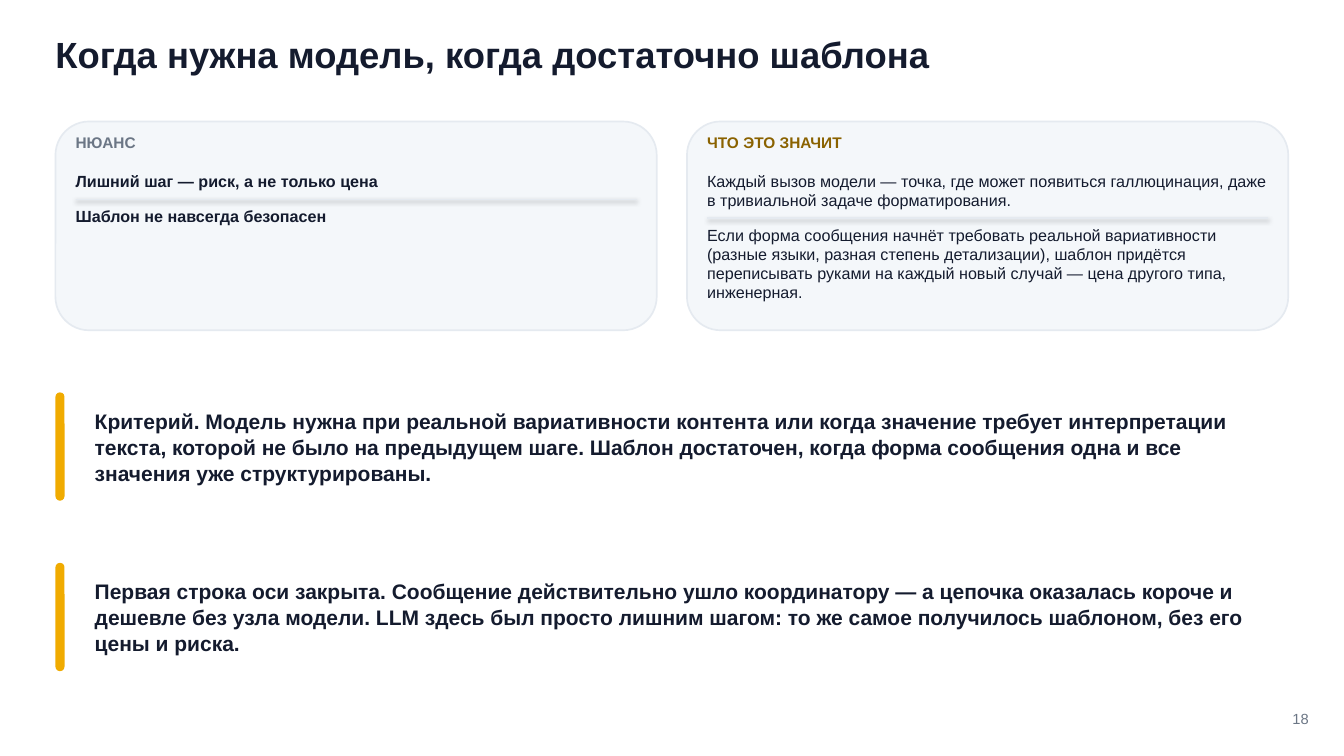
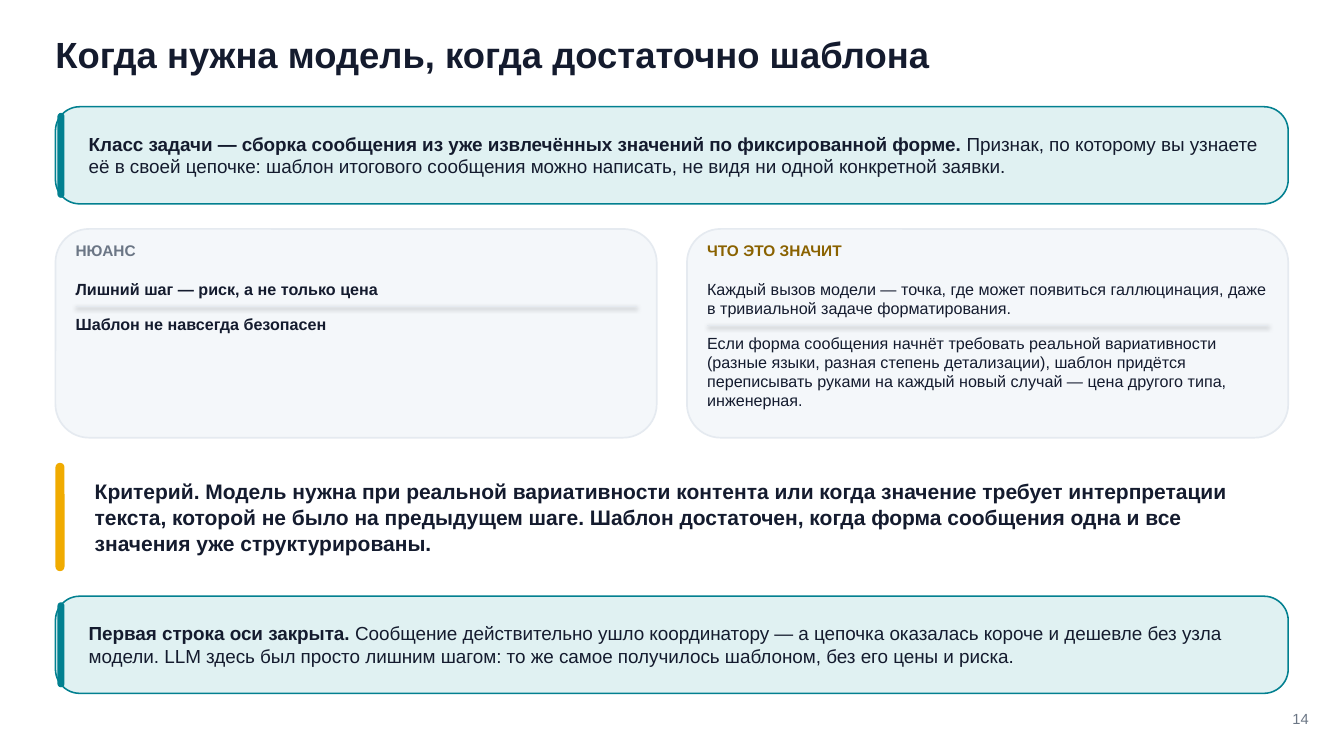
Before and after one commit to tellina-study/AI-usage-lessons, a slide deck: slide 14 of library/seminars/sem-08/rendered/sem-08.pptx (slide 18 before the commit). Drawn at 1344x756 pixels with LibreOffice and Linux fonts; fonts in the diff are those of the drawing. Boxes give left, top, right and bottom in pixels: in the first picture for what was removed or moved away, otherwise in the second. Text is boxed around its words. In the diff, an @@ line names an element or a change of style, - is before the commit and + after.

```diff
--- a/library/seminars/sem-08/rendered/sem-08.pptx
+++ b/library/seminars/sem-08/rendered/sem-08.pptx
@@ rounded rectangle added at [55, 107, 1289, 204], fill #E0F1F2, outline #028090 1.1 pt @@
@@ rounded rectangle added at [57, 113, 65, 198], fill #028090 @@
@@ text added at [89, 137, 1258, 177], 13.5 pt, text #141B2E @@
+Класс задачи — сборка сообщения из уже извлечённых значений по фиксированной форме. Признак, по которому вы узнаете её в своей цепочке: шаблон итогового сообщения можно написать, не видя ни одной конкретной заявки.
@@ 4 texts, 2 rounded rectangles: place and size @@
-4 texts, 2 rounded rectangles at [55, 122, 1289, 331]
+4 texts, 2 rounded rectangles at [55, 229, 1289, 438]
@@ 2 texts, 2 lines: place and size @@
-2 texts, 2 lines at [76, 199, 1268, 302]
+2 texts, 2 lines at [76, 307, 1268, 410]
@@ rounded rectangle: place and size @@
-rounded rectangle at [55, 392, 65, 500]
+rounded rectangle at [55, 463, 65, 571]
@@ text "Критерий. Модель нужна при реальной ...": place and size @@
-text "Критерий. Модель нужна при реальной ..." at [95, 413, 1226, 485]
+text "Критерий. Модель нужна при реальной ..." at [95, 483, 1226, 556]
@@ rounded rectangle added at [55, 596, 1289, 693], fill #E0F1F2, outline #028090 1.1 pt @@
@@ rounded rectangle: place and size @@
-rounded rectangle at [55, 563, 65, 670]
+rounded rectangle at [57, 602, 65, 687]
@@ rounded rectangle at [57, 602, 65, 687]: fill #F0AB00 to #028090 @@
@@ text "Первая строка оси закрыта. Сообщение ...": place and size @@
-text "Первая строка оси закрыта. Сообщение ..." at [95, 583, 1242, 656]
+text "Первая строка оси закрыта. Сообщение ..." at [89, 626, 1221, 667]
@@ text "Первая строка оси закрыта. Сообщение ..." at [89, 626, 1221, 667]: size 15 to 13.5 pt; bold off in "Сообщение действительно ушло координатору — а цепочка ..."; line spacing 18.6pt to 15.9pt @@
@@ text at [1292, 714, 1308, 724]: text changed @@
-18
+14
```
Also in this commit, not shown: 46 other slides changed, 10 slides added, 14 slides removed, 41 other files.
